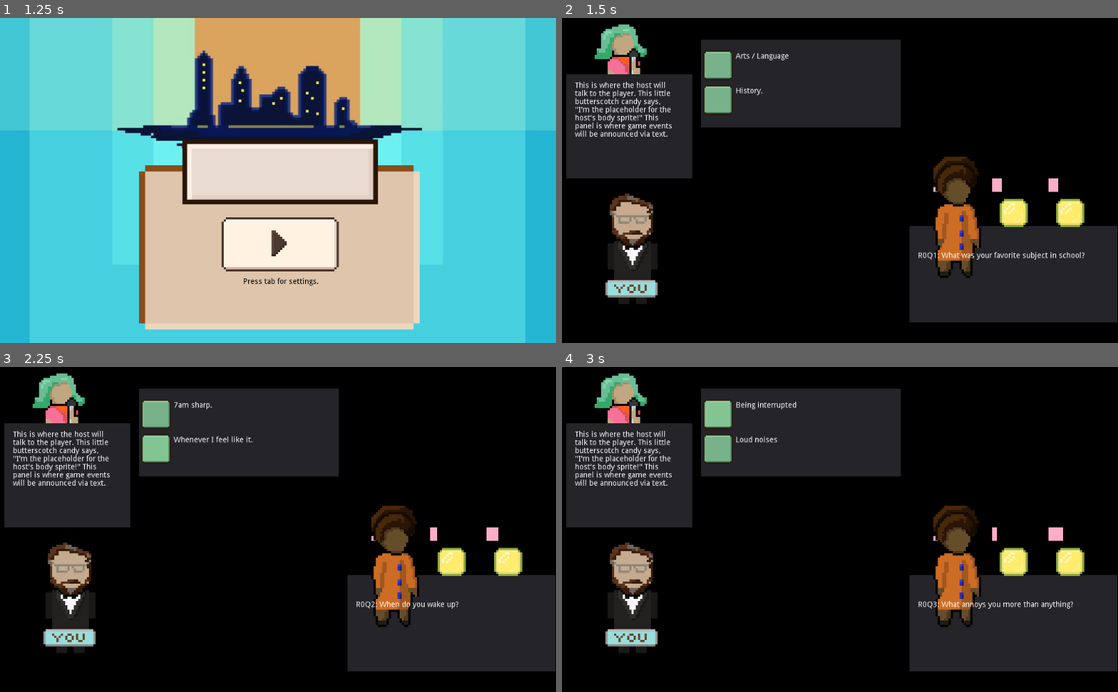
Above: before the commit, frames 1-4 (two rows, left to right).
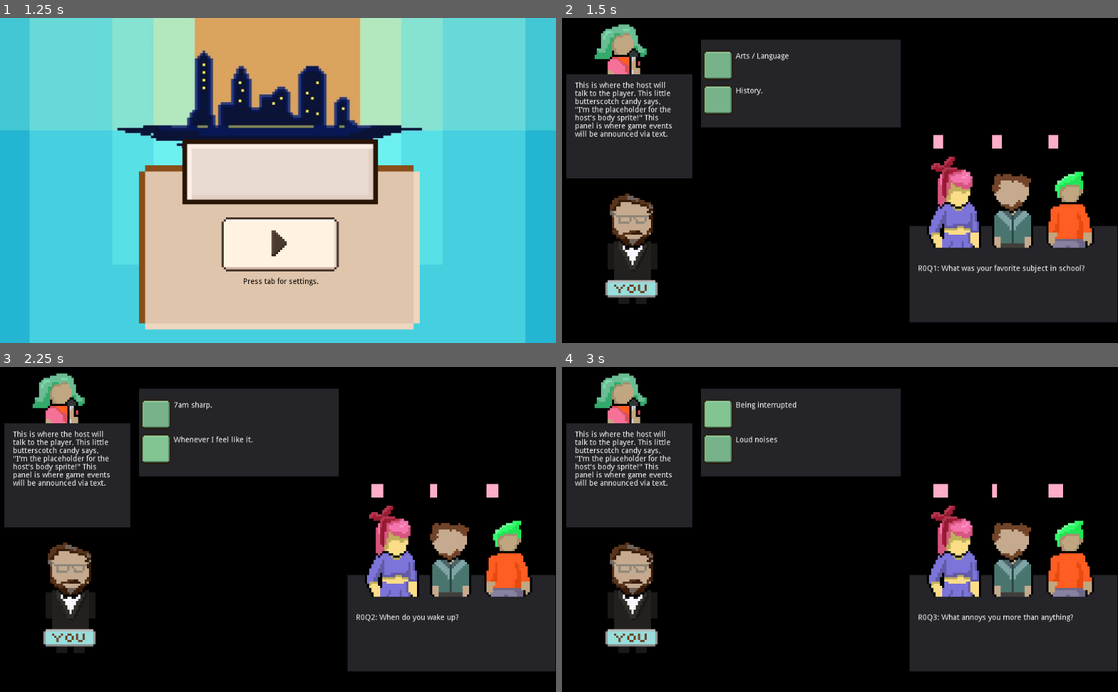
Above: after the commit, the same moments.

Repository: Clover10123/Subtraction
Game: Godot game, scene res://Scenes/MainScene.tscn
The game is run twice, just before and just after one commit, with the same random seed, the same clock (stepped at 60 frames per second) and the same inputs.
Inputs (mouse positions are in pixels of both pictures, inside the frame that each line leads up to):
- Up to frame 1 (1.25 s): click (283, 342) at 0.5 s
- Up to frame 2 (1.5 s): click (845, 245) at 1.25 s
- Up to frame 3 (2.25 s): click "History." at 2 s
- Up to frame 4 (3 s): click "7am sharp." at 2.75 s

Frame 1 is identical in both runs. In frame 2, 6.1% of the frame differs, in the area x 64-96%, y 35-80%; in frame 3, 5.9%; in frame 4, 6.1%.
Error before the commit: Invalid call. Nonexistent function 'pop' in base 'Array'. (res://Scenes/Scripts/Characters.gd:26)

Commit message:
UI changes

Diff:
--- a/Scenes/GameScene.tscn
+++ b/Scenes/GameScene.tscn
@@ -49,11 +49,15 @@
 "_edit_use_anchors_": false
 }
 
-[node name="Date1Affection" type="TextureProgress" parent="DatePanel"]
-margin_left = 44.0
-margin_top = -88.0
-margin_right = 134.0
-margin_bottom = -63.0
+[node name="Date1" type="Sprite" parent="DatePanel"]
+position = Vector2( 88, -24 )
+texture = ExtResource( 11 )
+
+[node name="Date1Affection" type="TextureProgress" parent="DatePanel/Date1"]
+margin_left = -44.0
+margin_top = -144.0
+margin_right = 46.0
+margin_bottom = -119.0
 step = 0.0
 value = 50.0
 texture_progress = ExtResource( 8 )
@@ -61,15 +65,15 @@
 "_edit_use_anchors_": false
 }
 
-[node name="Date1" type="Sprite" parent="DatePanel/Date1Affection"]
-position = Vector2( 44, 64 )
-texture = ExtResource( 11 )
+[node name="Date2" type="Sprite" parent="DatePanel"]
+position = Vector2( 192, -24 )
+texture = ExtResource( 7 )
 
-[node name="Date2Affection" type="TextureProgress" parent="DatePanel"]
-margin_left = 152.0
-margin_top = -88.0
-margin_right = 242.0
-margin_bottom = -63.0
+[node name="Date2Affection" type="TextureProgress" parent="DatePanel/Date2"]
+margin_left = -40.0
+margin_top = -144.0
+margin_right = 50.0
+margin_bottom = -119.0
 step = 0.0
 value = 50.0
 texture_progress = ExtResource( 8 )
@@ -77,15 +81,15 @@
 "_edit_use_anchors_": false
 }
 
-[node name="Date2" type="Sprite" parent="DatePanel/Date2Affection"]
-position = Vector2( 40, 64 )
+[node name="Date3" type="Sprite" parent="DatePanel"]
+position = Vector2( 296, -24 )
 texture = ExtResource( 7 )
 
-[node name="Date3Affection" type="TextureProgress" parent="DatePanel"]
-margin_left = 256.0
-margin_top = -88.0
-margin_right = 346.0
-margin_bottom = -63.0
+[node name="Date3Affection" type="TextureProgress" parent="DatePanel/Date3"]
+margin_left = -40.0
+margin_top = -144.0
+margin_right = 50.0
+margin_bottom = -119.0
 step = 0.0
 value = 50.0
 texture_progress = ExtResource( 8 )
@@ -93,15 +97,16 @@
 "_edit_use_anchors_": false
 }
 
-[node name="Date3" type="Sprite" parent="DatePanel/Date3Affection"]
-position = Vector2( 40, 64 )
-texture = ExtResource( 7 )
+[node name="Panel" type="Panel" parent="DatePanel"]
+margin_top = 40.0
+margin_right = 383.0
+margin_bottom = 176.0
 
-[node name="QuestionLabel" type="RichTextLabel" parent="DatePanel"]
+[node name="QuestionLabel" type="RichTextLabel" parent="DatePanel/Panel"]
 margin_left = 16.0
-margin_top = 48.0
+margin_top = 32.0
 margin_right = 368.0
-margin_bottom = 168.0
+margin_bottom = 152.0
 text = "Contains text for the date questions. A small indicator will appear beneath each character's face, to indicate who is asking the question."
 __meta__ = {
 "_edit_use_anchors_": false
@@ -165,6 +170,5 @@
 texture = ExtResource( 10 )
 
 [node name="SettingsMenu" parent="." instance=ExtResource( 1 )]
-
 [connection signal="pressed" from="AnswerPanel/Option1" to="." method="_on_Option1_pressed"]
 [connection signal="pressed" from="AnswerPanel/Option2" to="." method="_on_Option2_pressed"]
--- a/Scenes/MainScene.tscn
+++ b/Scenes/MainScene.tscn
@@ -129,6 +129,5 @@
 
 [node name="Timer" type="Timer" parent="."]
 one_shot = true
-
 [connection signal="pressed" from="ButtonPanel/PlayButton" to="." method="_on_PlayButton_pressed"]
 [connection signal="timeout" from="Timer" to="." method="_on_Timer_timeout"]
--- a/Scenes/Scripts/Characters.gd
+++ b/Scenes/Scripts/Characters.gd
@@ -23,4 +23,4 @@
 
 
 func pop():
-	return characters.pop()
+	return characters.pop_front()
--- a/Scenes/Scripts/GameScene.gd
+++ b/Scenes/Scripts/GameScene.gd
@@ -63,9 +63,9 @@
 	return ret
 
 func updateDates():
-	$DatePanel/Date1Affection.set_value(dates.get(0).attraction)
-	$DatePanel/Date2Affection.set_value(dates.get(1).attraction)
-	$DatePanel/Date3Affection.set_value(dates.get(2).attraction)
+	$DatePanel/Date1/Date1Affection.set_value(dates.get(0).attraction)
+	$DatePanel/Date2/Date2Affection.set_value(dates.get(1).attraction)
+	$DatePanel/Date3/Date3Affection.set_value(dates.get(2).attraction)
 	dates.update()
 
 func initDating():
@@ -80,7 +80,7 @@
 func initQuestion():
 	dates.printString()
 	var q = getQuestion()
-	$DatePanel/QuestionLabel.text = "R" + str(roundNum) +  "Q" + str(formatQuestion()) + ": " + q.text
+	$DatePanel/Panel/QuestionLabel.text = "R" + str(roundNum) +  "Q" + str(formatQuestion()) + ": " + q.text
 	answers[0] = rng.randi_range(0,3)
 	answers[1] = (answers[0]+rng.randi_range(1,3))%4
 	$AnswerPanel/Option1/Option1Label.text = q.ans[answers[0]]
@@ -90,14 +90,14 @@
 	var n
 	match i:
 			0:
-				n = $DatePanel/Date1Affection/Date1
+				n = $DatePanel/Date1
 			1:
-				n = $DatePanel/Date2Affection/Date2
+				n = $DatePanel/Date2
 			2:
-				n = $DatePanel/Date3Affection/Date3
+				n = $DatePanel/Date3
 	var t = dates.get(i).texture
 	if(t != null):
-		n.set_texture()
+		n.set_texture(t)
 	else:
 		print("Warning: texture null for date " + str(i+1))
 
